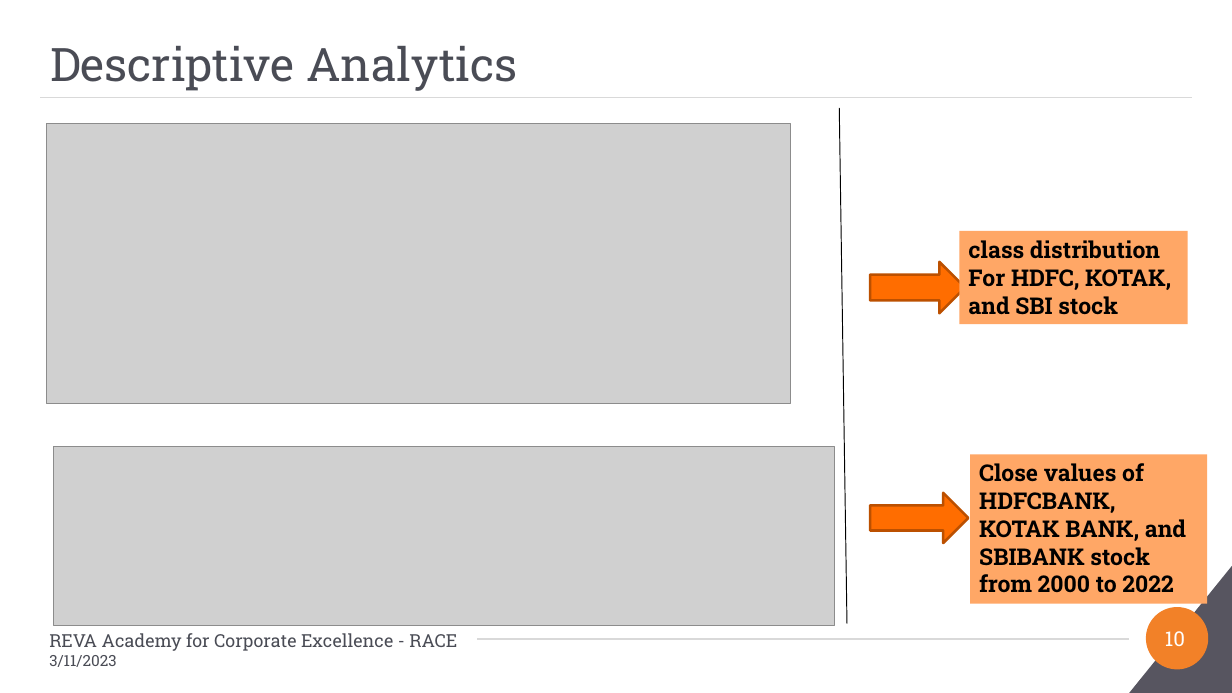
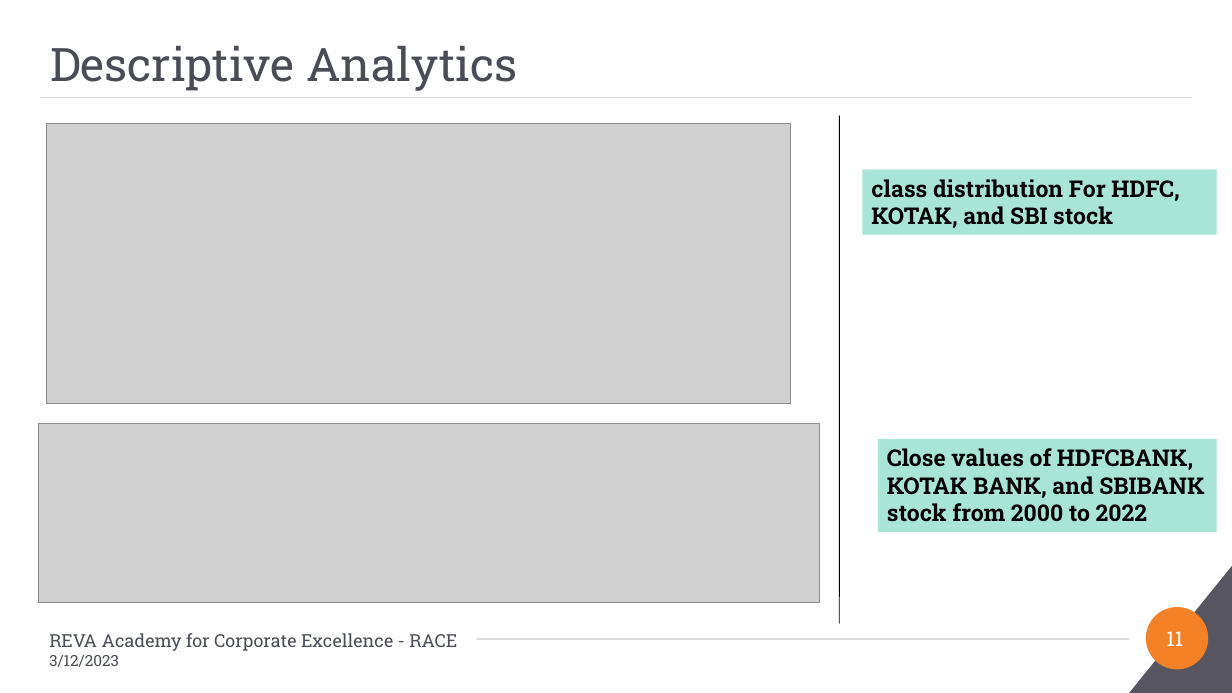
Before and after one commit to Embedded-org/ACCOMPLISHMENTS, a slide deck: slide 11 of RACE_CAPSTONE_PROJECT2/BA_Capstone Project_Final PPT_Anand Mohan_Direction Detection Selected Stocks_2023.pptx (slide 10 before the commit). Drawn at 1232x693 pixels with LibreOffice and Linux fonts; fonts in the diff are those of the drawing; grey boxes stand for pictures; background and template pictures are left out. Boxes give left, top, right and bottom in pixels: in the first picture for what was removed or moved away, otherwise in the second. Text is boxed around its words. In the diff, an @@ line names an element or a change of style, - is before the commit and + after.

```diff
--- a/RACE_CAPSTONE_PROJECT2/BA_Capstone Project_Final PPT_Anand Mohan_Direction Detection Selected Stocks_2023.pptx
+++ b/RACE_CAPSTONE_PROJECT2/BA_Capstone Project_Final PPT_Anand Mohan_Direction Detection Selected Stocks_2023.pptx
@@ line moved from (839, 108) - (848, 624) to (840, 116) - (839, 624) @@
@@ rectangle "class distribution For HDFC, KOTAK, ..." at <box>862,169,1216,235</box>: fill #FFA766 to #A9E5D7 @@
@@ rectangle "class distribution For HDFC, KOTAK, ...": place and size @@
-rectangle "class distribution For HDFC, KOTAK, ..." at <box>959,231,1188,324</box>
+rectangle "class distribution For HDFC, KOTAK, ..." at <box>862,169,1216,235</box>
@@ right arrow removed at <box>871,262,966,313</box> @@
@@ picture: place and size @@
-picture at <box>54,446,835,626</box>
+picture at <box>39,423,820,603</box>
@@ rectangle "Close values of HDFCBANK, KOTAK ...": place and size @@
-rectangle "Close values of HDFCBANK, KOTAK ..." at <box>970,455,1208,604</box>
+rectangle "Close values of HDFCBANK, KOTAK ..." at <box>878,439,1217,532</box>
@@ rectangle "Close values of HDFCBANK, KOTAK ..." at <box>878,439,1217,532</box>: fill #FFA766 to #A9E5D7 @@
@@ right arrow removed at <box>871,493,969,543</box> @@
@@ text at <box>49,655,119,667</box>: text changed @@
-3/11/2023
+3/12/2023
@@ page number at <box>1166,631,1183,646</box>: text changed @@
-10
+11
```
Also in this commit, not shown: 16 other slides changed, 4 slides added, 1 slide removed.
